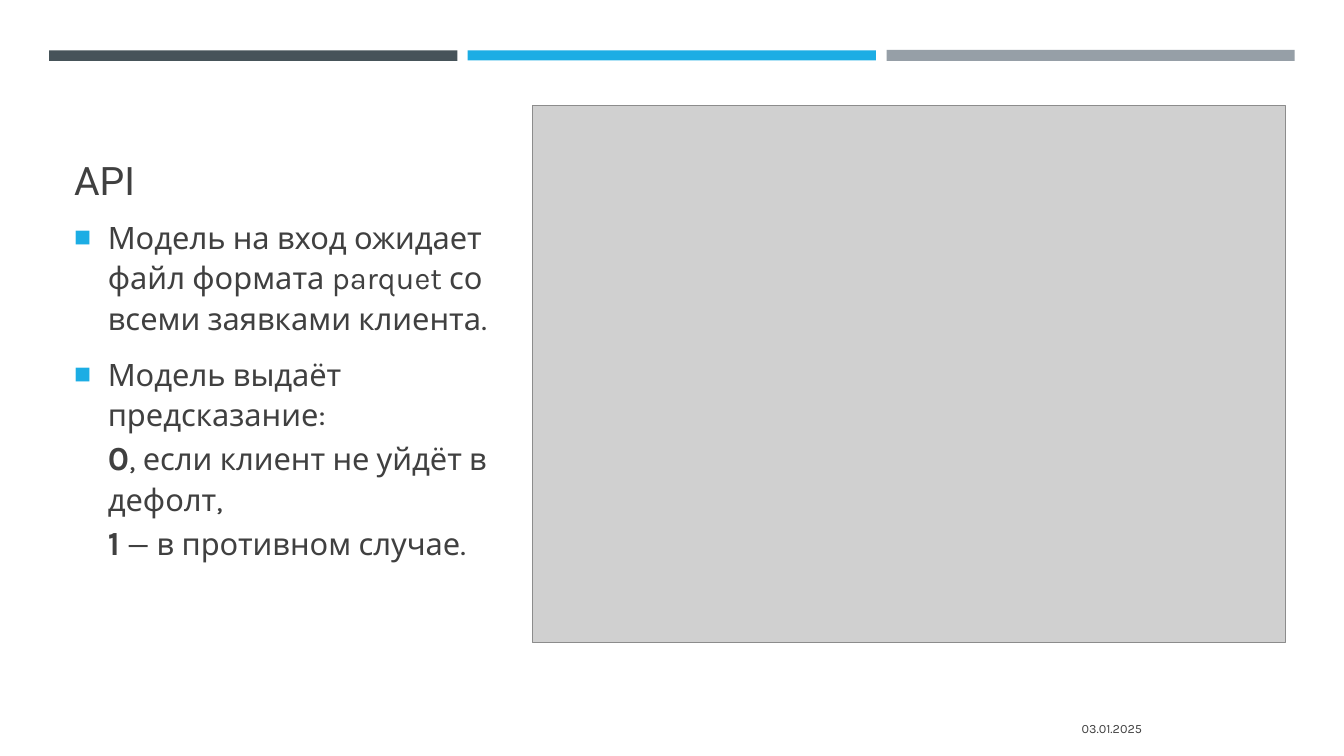
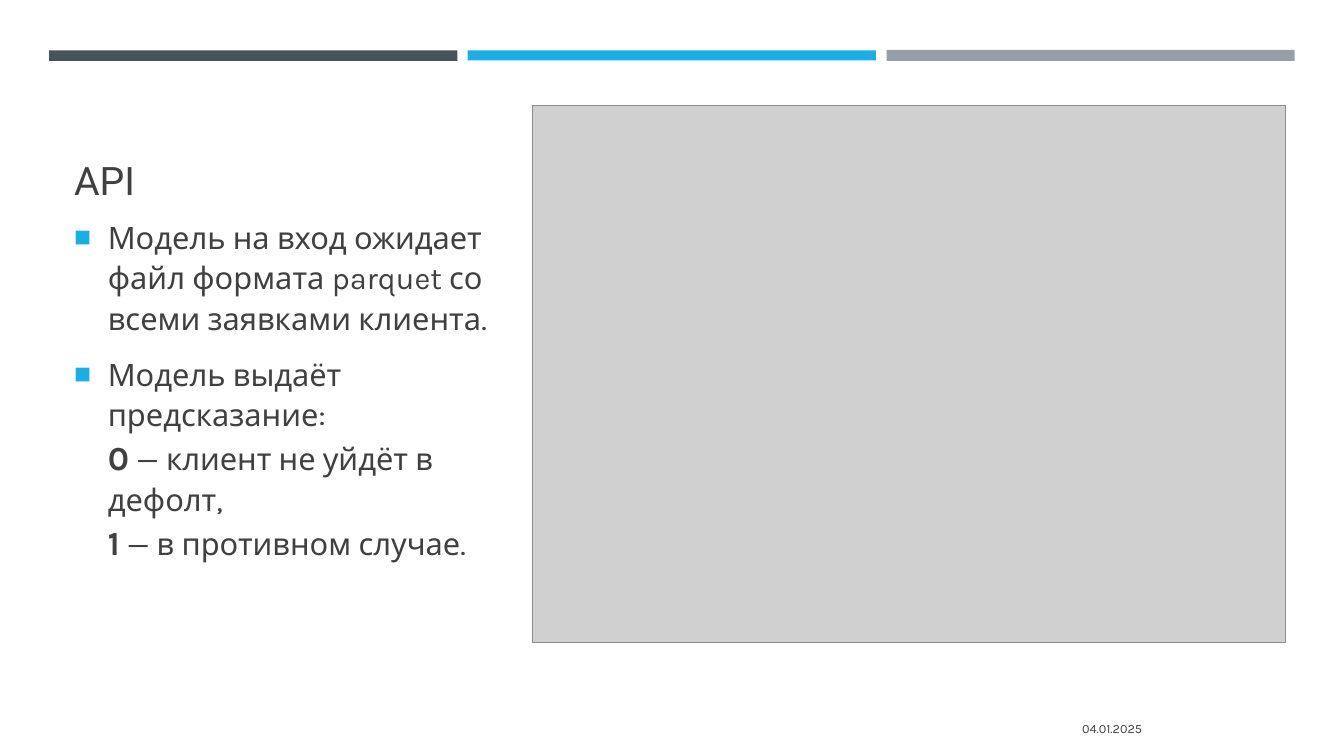
Before and after one commit to aozhuravlev/DIPLOMA, a slide deck: slide 11 of media/Credit_Risk_Management_Presentation.pptx. Drawn at 1344x756 pixels with LibreOffice and Linux fonts; fonts in the diff are those of the drawing; grey boxes stand for pictures. Boxes give left, top, right and bottom in pixels: in the first picture for what was removed or moved away, otherwise in the second. Text is boxed around its words. In the diff, an @@ line names an element or a change of style, - is before the commit and + after.

Commit message:
presentation update

```diff
--- a/media/Credit_Risk_Management_Presentation.pptx
+++ b/media/Credit_Risk_Management_Presentation.pptx
@@ text at (108,363,461,563): text changed @@
-■ Модель выдаёт предсказание:
-  0, если клиент не уйдёт в дефолт,
-  1 — в противном случае.
+■ Модель выдаёт предсказание:
+  0 — клиент не уйдёт в дефолт,
+  1 — в противном случае.
@@ text at (1082,725,1142,733): text changed @@
-03.01.2025
+04.01.2025
```
Also in this commit, not shown: 8 other slides changed.
